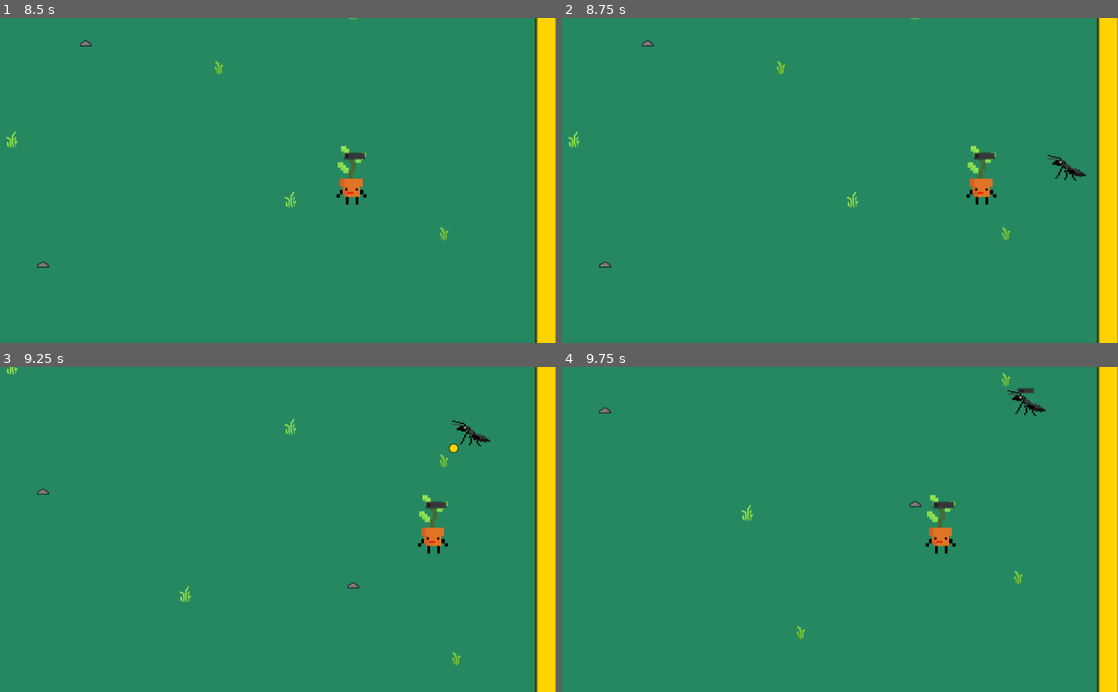
Above: before the commit, frames 1-4 (two rows, left to right).
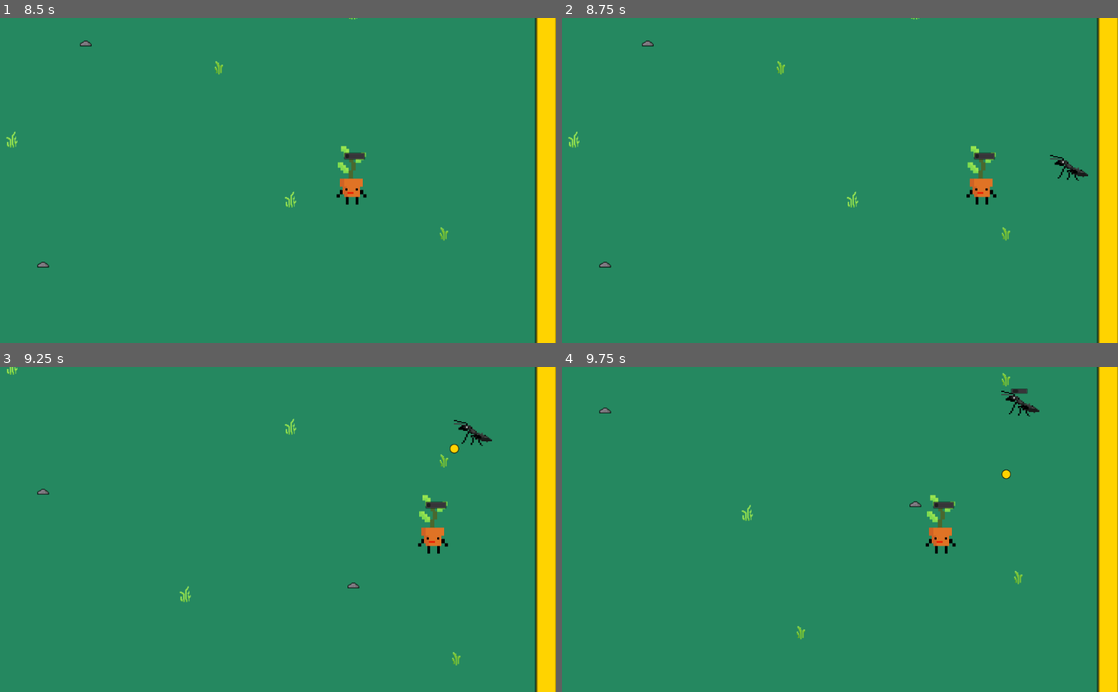
Above: after the commit, the same moments.

Repository: am-camila/Garden-Wars
Game: Godot game, scene res://models/Main/Main.tscn
Two runs of this game, one before a commit and one after it. Both use one fixed random seed, a clock stepped at 60 frames per second and the inputs below.
Inputs:
- Up to frame 1 (8.5 s): click "Start" at 0.5 s; tap Enter at 1.25 s; hold D (move_right) 1.28-2.03 s; tap F (special_attack) every 0.75 s from 1.35 to 8.1 s; hold S (move_down) 2.03-2.78 s; hold D (move_right) 2.78-3.53 s; hold W (move_up) 3.53-4.28 s; hold A (move_left) 4.28-5.78 s; hold S (move_down) 5.78-6.53 s; hold D (move_right) 6.53-7.28 s; hold W (move_up) 7.28-8.03 s; hold D (move_right) from 8.03 s (still down)
- Up to frame 2 (8.75 s): keep holding D (move_right)
- Up to frame 3 (9.25 s): release D (move_right) at 8.78 s; hold S (move_down) from 8.78 s (still down); tap F (special_attack) at 8.85 s
- Up to frame 4 (9.75 s): release S (move_down) at 9.53 s; hold A (move_left) from 9.53 s (still down); tap F (special_attack) at 9.6 s

Frame 1 is identical in both runs. In frame 2, 0.2% of the frame differs, in the area x 87-95%, y 42-51%; in frame 3, 0.2%; in frame 4, 0.3%, in the area x 79-87%, y 6-35%.

Commit message:
mejoro la colision de los enemigos, separo la clase enemy como super clase y creo al enemigo hormiga

Diff:
--- a/src/Player.gd
+++ b/src/Player.gd
@@ -26,7 +26,7 @@
 # Variables para enemigos y disparar
 var enemies = []
 var enemies_count = 0
-var target:KinematicBody2D
+var target:Area2D
 var near :float = 1000.0
 var projectile:Sprite
 var projectile_container
@@ -118,18 +118,6 @@
 	direction = direction.normalized()
 
 
-func _on_FireArea_body_entered(body):
-	if body is Enemy:
-		enemies_count += 1
-		enemies.append(body)
-		fire_timer.start()
-
-func _on_FireArea_body_exited(body):
-	var index = enemies.find(body)
-	if index >= enemies.size():
-		enemies.remove(index)
-	enemies_count -= 1
-
 func _on_HitArea_body_entered(body):
 	if body is Enemy:
 		if can_take_damage:
@@ -198,3 +186,27 @@
 	if max_health < health:
 		max_health += strength
 		$LifePoints.value = max_health
+
+
+func _on_HitArea_area_entered(area):
+	if area is Enemy:
+		if can_take_damage:
+			max_health -= area.damage
+			$LifePoints.value = max_health
+			$LifePoints.show()
+			can_take_damage = false
+			$LifeTimer.start()
+
+
+func _on_FireArea_area_entered(area):
+	if area is Enemy:
+		enemies_count += 1
+		enemies.append(area)
+		fire_timer.start()
+
+
+func _on_FireArea_area_exited(area):
+	var index = enemies.find(area)
+	if index >= enemies.size():
+		enemies.remove(index)
+	enemies_count -= 1
--- /dev/null
+++ b/src/models/Enemy/Ant.tscn
@@ -0,0 +1,9 @@
+[gd_scene load_steps=3 format=2]
+
+[ext_resource path="res://models/Enemy/Enemy.tscn" type="PackedScene" id=1]
+[ext_resource path="res://assets/img/sprites/Sprite-hormiga-0001.png" type="Texture" id=2]
+
+[node name="Enemy" instance=ExtResource( 1 )]
+
+[node name="Sprite" parent="." index="0"]
+texture = ExtResource( 2 )
--- a/src/models/Enemy/Enemy.gd
+++ b/src/models/Enemy/Enemy.gd
@@ -1,4 +1,4 @@
-extends KinematicBody2D
+extends Node2D
 
 class_name Enemy
 
@@ -37,18 +37,9 @@
 	if player == null:
 		return
 
-	if !hayColision:
-		var direction = (player.position - position).normalized()
-		var movement = direction * speed
-		move_and_slide(movement)
-	elif hayColision:
-		collition_count += 1
-		if collition_count >= 10: #&& areasDentro <= 2:
-			hayColision = false
-			collition_count = 0
-		var direction_spawn = (spawn_point - position).normalized()
-		var movement_spawn = direction_spawn * speed
-		move_and_slide(movement_spawn)
+	var direction_to_target = (player.position - position).normalized()
+	var movement_to_target = direction_to_target * speed * delta
+	position += movement_to_target
 
 
 func _on_Area2D_body_entered(body):
@@ -76,11 +67,21 @@
 
 
 func _on_CollisionParents_area_entered(area):
+	parientes.append(area)
 	areasDentro += 1
-	hayColision = true
+	if areasDentro > 0:
+		var breth_dist_sqr:float = Vector2(48.0, 0.0).length_squared()
+		for elem in parientes:
+			var direction:Vector2 = global_position - elem.global_position
+			var distance:float = direction.length_squared()
+			var magnitude:float = abs(distance - breth_dist_sqr) / breth_dist_sqr
+			position += direction.normalized() * 3
+#	var direction:Vector2 = global_position - area.global_position
+#	position += direction.normalized()
 
 
 func _on_CollisionParents_area_exited(area):
 	areasDentro -= 1
-	if areasDentro == 0:
-		hayColision = false
+	var find_p = parientes.find(area)
+	if find_p != -1:
+		parientes.remove(find_p)
--- a/src/models/Enemy/Enemy.tscn
+++ b/src/models/Enemy/Enemy.tscn
@@ -1,6 +1,5 @@
-[gd_scene load_steps=10 format=2]
+[gd_scene load_steps=9 format=2]
 
-[ext_resource path="res://assets/img/sprites/Sprite-hormiga-0001.png" type="Texture" id=1]
 [ext_resource path="res://models/Enemy/Enemy.gd" type="Script" id=2]
 [ext_resource path="res://models/PowerUps/HitDamagePowerUp.tscn" type="PackedScene" id=3]
 [ext_resource path="res://models/PowerUps/SpeedPowerUp.tscn" type="PackedScene" id=4]
@@ -15,9 +14,9 @@
 height = 62.0
 
 [sub_resource type="CircleShape2D" id=3]
-radius = 60.2993
+radius = 62.0
 
-[node name="Enemy" type="KinematicBody2D"]
+[node name="Enemy" type="Area2D"]
 scale = Vector2( 1, 0.5 )
 collision_layer = 2
 collision_mask = 5
@@ -31,7 +30,6 @@
 [node name="Sprite" type="Sprite" parent="."]
 position = Vector2( 6, 18 )
 scale = Vector2( 0.7, 1 )
-texture = ExtResource( 1 )
 
 [node name="CollisionShape2D" type="CollisionShape2D" parent="."]
 position = Vector2( 7, 15 )
@@ -56,8 +54,8 @@
 collision_layer = 2048
 collision_mask = 2048
 
-[node name="CollisionShape2D" type="CollisionShape2D" parent="CollisionParents"]
-position = Vector2( 7, 16 )
+[node name="CollisionShape2D" type="CollisionShape2D" parent="CollisionParents" groups=["Enemy"]]
+position = Vector2( 7, 14 )
 scale = Vector2( 0.5, 1 )
 shape = SubResource( 3 )
 
--- a/src/models/Main/Main.gd
+++ b/src/models/Main/Main.gd
@@ -38,6 +38,7 @@
 	GLOBALS.connect("enemy_die",self,"_on_enemy_dies")
 	GLOBALS.connect("player_die",self,"_on_player_dies")
 	GLOBALS.connect("wave_text",self,"_on_wave_text")
+
 
 
 func new_game():
--- a/src/models/Main/Main.tscn
+++ b/src/models/Main/Main.tscn
@@ -1,7 +1,7 @@
 [gd_scene load_steps=14 format=2]
 
 [ext_resource path="res://models/Player/Player.tscn" type="PackedScene" id=1]
-[ext_resource path="res://models/Enemy/Enemy.tscn" type="PackedScene" id=2]
+[ext_resource path="res://models/Enemy/Ant.tscn" type="PackedScene" id=2]
 [ext_resource path="res://models/Main/Main.gd" type="Script" id=3]
 [ext_resource path="res://fonts/ariblk.ttf" type="DynamicFontData" id=4]
 [ext_resource path="res://models/Hud/HUD.tscn" type="PackedScene" id=5]
--- a/src/models/Player/Player.tscn
+++ b/src/models/Player/Player.tscn
@@ -79,7 +79,7 @@
 [node name="SpecialFire" type="AudioStreamPlayer" parent="."]
 stream = ExtResource( 6 )
 
-[node name="Camera2D" type="Camera2D" parent="."]
+[node name="Camera" type="Camera2D" parent="."]
 current = true
 limit_left = 0
 limit_top = -17
@@ -105,8 +105,9 @@
 "_edit_group_": true
 }
 
+[connection signal="area_entered" from="HitArea" to="." method="_on_HitArea_area_entered"]
 [connection signal="body_entered" from="HitArea" to="." method="_on_HitArea_body_entered"]
-[connection signal="body_entered" from="FireArea" to="." method="_on_FireArea_body_entered"]
-[connection signal="body_exited" from="FireArea" to="." method="_on_FireArea_body_exited"]
+[connection signal="area_entered" from="FireArea" to="." method="_on_FireArea_area_entered"]
+[connection signal="area_exited" from="FireArea" to="." method="_on_FireArea_area_exited"]
 [connection signal="timeout" from="LifeTimer" to="." method="_on_LifeTimer_timeout"]
 [connection signal="timeout" from="PowerUpTimer" to="." method="_on_PowerUpTimer_timeout"]
--- a/src/models/PowerUps/LifePowerUp.tscn
+++ b/src/models/PowerUps/LifePowerUp.tscn
@@ -11,7 +11,7 @@
 
 [node name="Sprite" type="Sprite" parent="."]
 position = Vector2( -0.5, -1 )
-scale = Vector2( 0.3875, 0.4 )
+scale = Vector2( 0.525, 0.469 )
 texture = ExtResource( 1 )
 
 [node name="SpawnTimer" type="Timer" parent="."]
--- a/src/project.godot
+++ b/src/project.godot
@@ -9,7 +9,7 @@
 config_version=4
 
 _global_script_classes=[ {
-"base": "KinematicBody2D",
+"base": "Node2D",
 "class": "Enemy",
 "language": "GDScript",
 "path": "res://models/Enemy/Enemy.gd"
